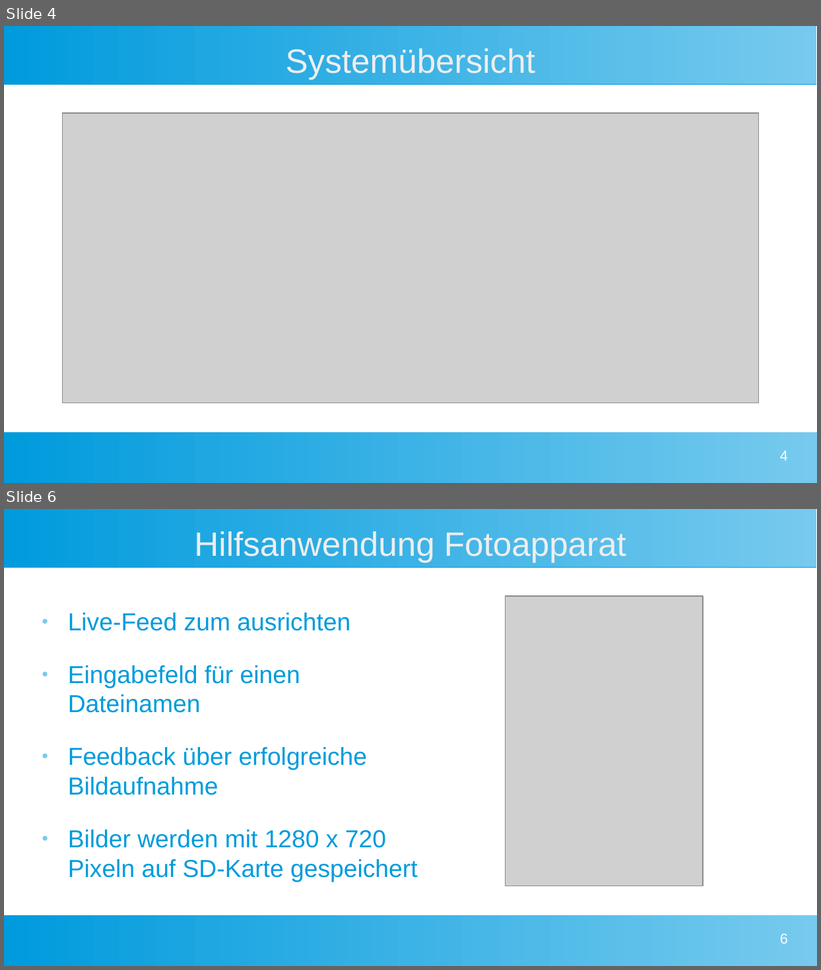
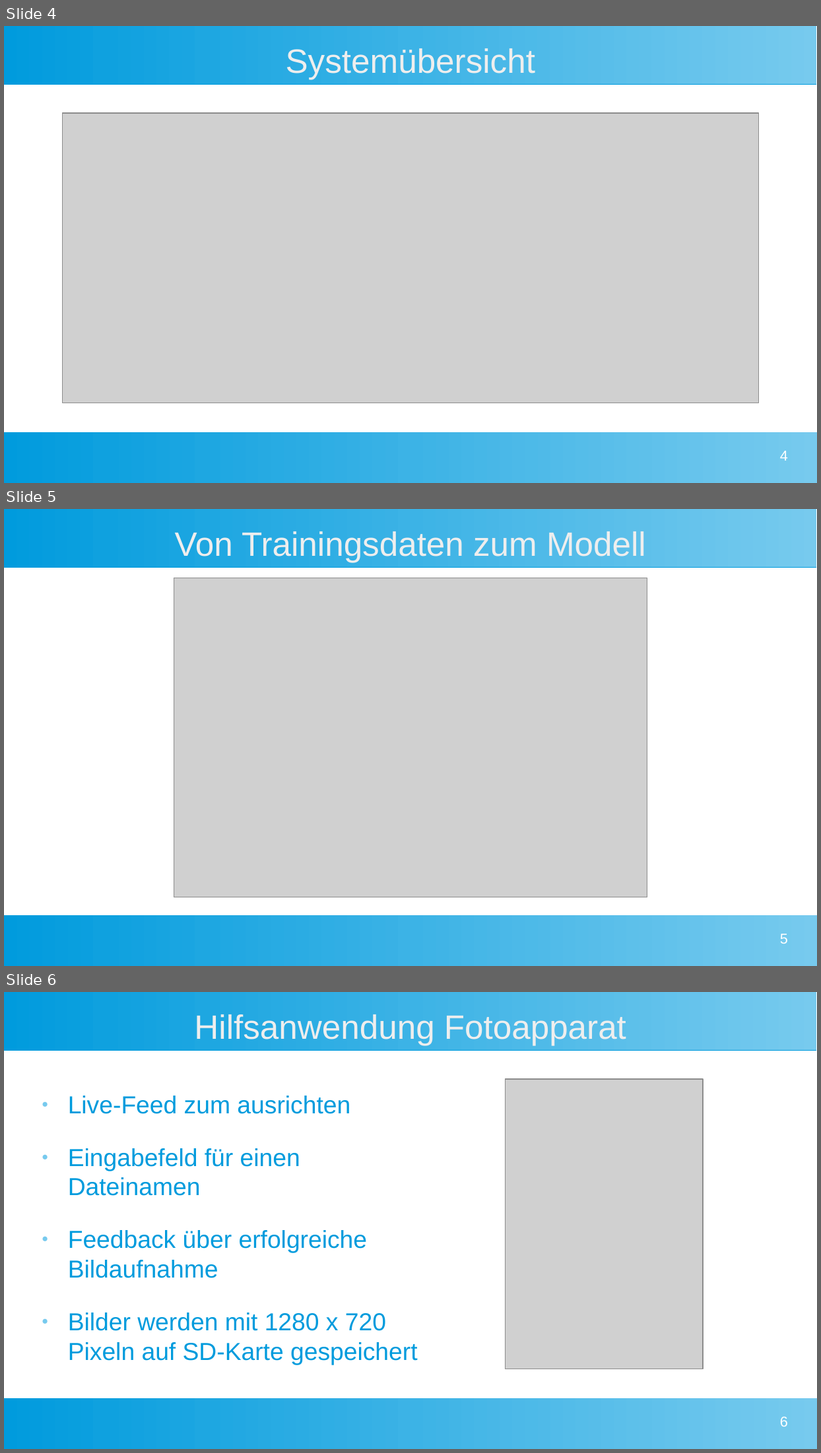
Before and after one commit to Commander-Philip/the-machine-learning-brick, a slide deck: docs/Präsentation Philip.odp. Shown one above the other, each under a label of ours: slides 4 and 6 before the commit, slides 4, 5 and 6 after it; the slides between them are not shown. The pictures are 821x970 and 821x1453 pixels, drawn with LibreOffice and Linux fonts; fonts in the diff are those of the drawing; grey boxes stand for pictures. Boxes give left, top, right and bottom in pixels: in the first picture for what was removed or moved away, otherwise in the second. Text is boxed around its words. In the diff, an @@ line names an element or a change of style, - is before the commit and + after.

```diff
--- a/docs/Präsentation Philip.odp
+++ b/docs/Präsentation Philip.odp
@@ slide 5 added at bbox=[4, 509, 817, 966], background #FFFFFF; not listed: 2 template elements that a slide beside it also shows @@
@@ title added at bbox=[175, 531, 646, 562], 33 pt, text #EEEEEE @@
+Von Trainingsdaten zum Modell
@@ picture added at bbox=[174, 578, 648, 898] @@
@@ page number added at bbox=[780, 934, 788, 944], 14 pt, text #FFFFFF @@
+5
```
Also in this commit, not shown: 1 other slide added, 2 slides removed, 1 other file.
